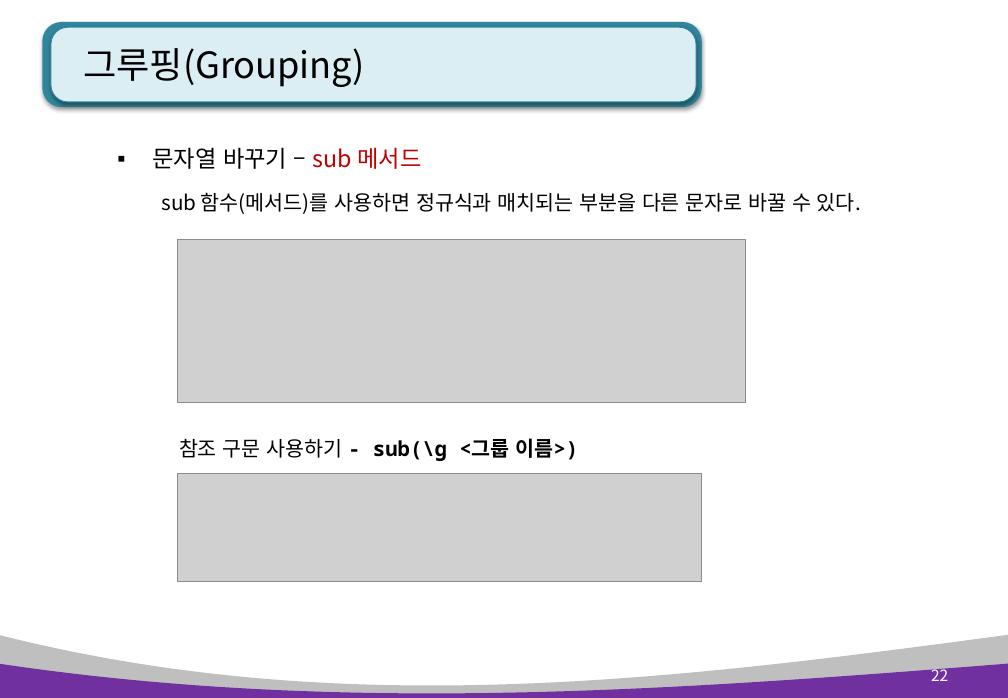
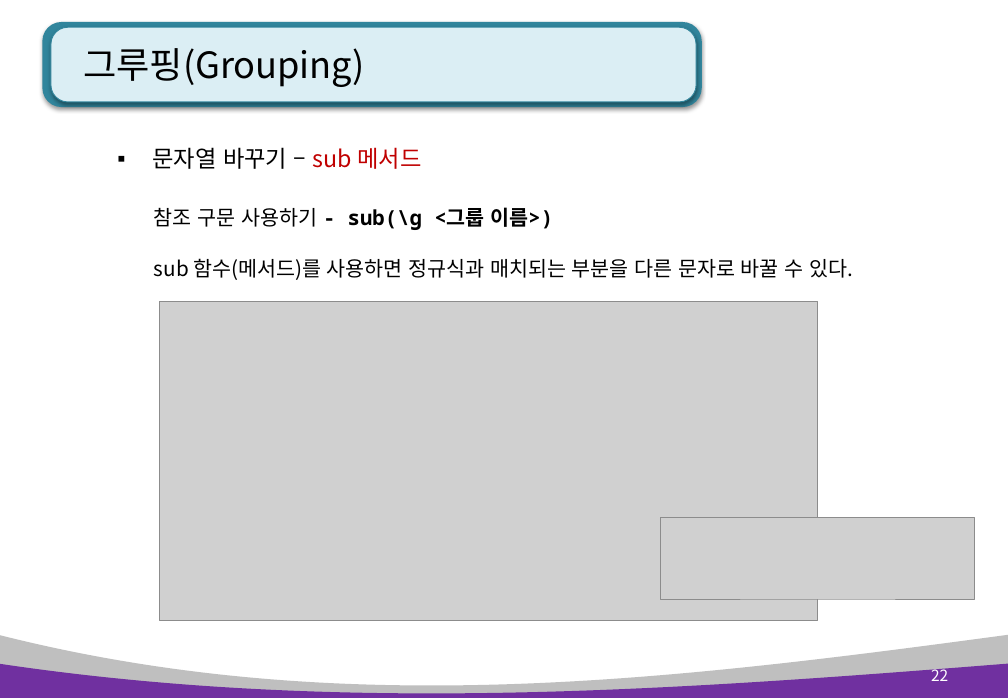
Before and after one commit to kiyongee2/green_project_web, a slide deck: slide 22 of python_ppt/Python 12장. 정규표현식과 웹 스크래핑.pptx. Drawn at 1008x698 pixels with LibreOffice and Linux fonts; fonts in the diff are those of the drawing; grey boxes stand for pictures. Boxes give left, top, right and bottom in pixels: in the first picture for what was removed or moved away, otherwise in the second. Text is boxed around its words. In the diff, an @@ line names an element or a change of style, - is before the commit and + after.

```diff
--- a/python_ppt/Python 12장. 정규표현식과 웹 스크래핑.pptx
+++ b/python_ppt/Python 12장. 정규표현식과 웹 스크래핑.pptx
@@ text "참조 구문 사용하기 - sub(\g ..." moved from (x1=179, y1=438, x2=579, y2=461) to (x1=154, y1=207, x2=553, y2=230) @@
@@ text "sub 함수(메서드)를 사용하면 정규식과 매치되는 ..." moved from (x1=161, y1=192, x2=861, y2=214) to (x1=154, y1=258, x2=853, y2=280) @@
@@ picture removed at (x1=178, y1=239, x2=746, y2=403) @@
@@ picture added at (x1=160, y1=302, x2=819, y2=621) @@
@@ picture removed at (x1=178, y1=474, x2=703, y2=583) @@
@@ picture added at (x1=661, y1=517, x2=975, y2=599) @@
```
Also in this commit, not shown: 7 other slides changed, 2 other files.
